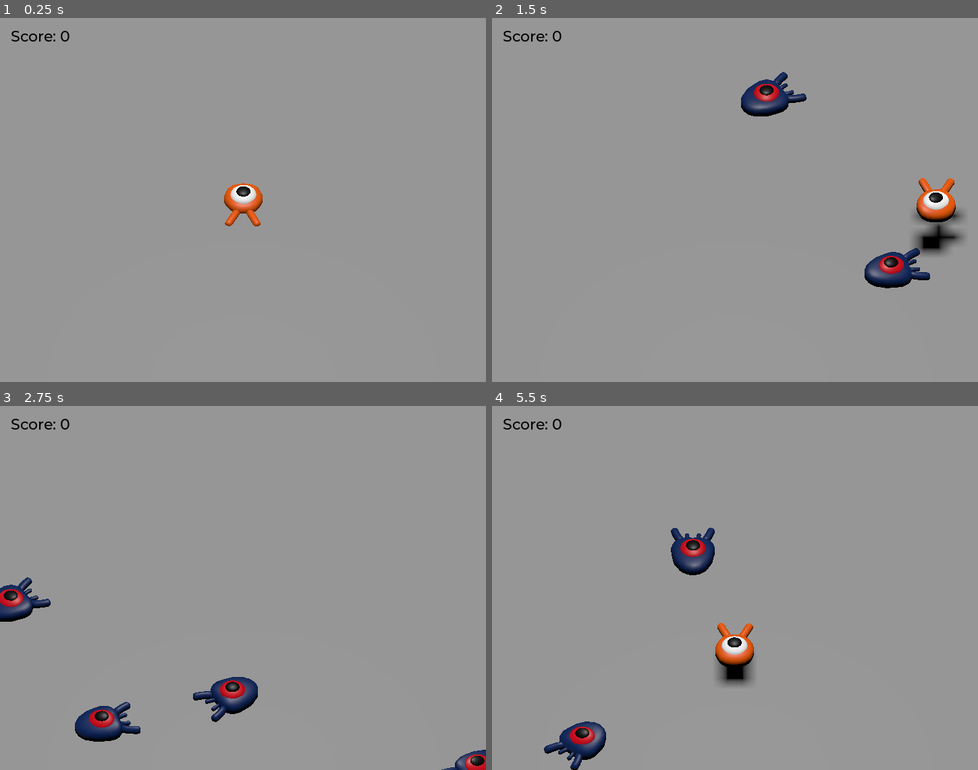
Above: before the commit, frames 1-4 (two rows, left to right).
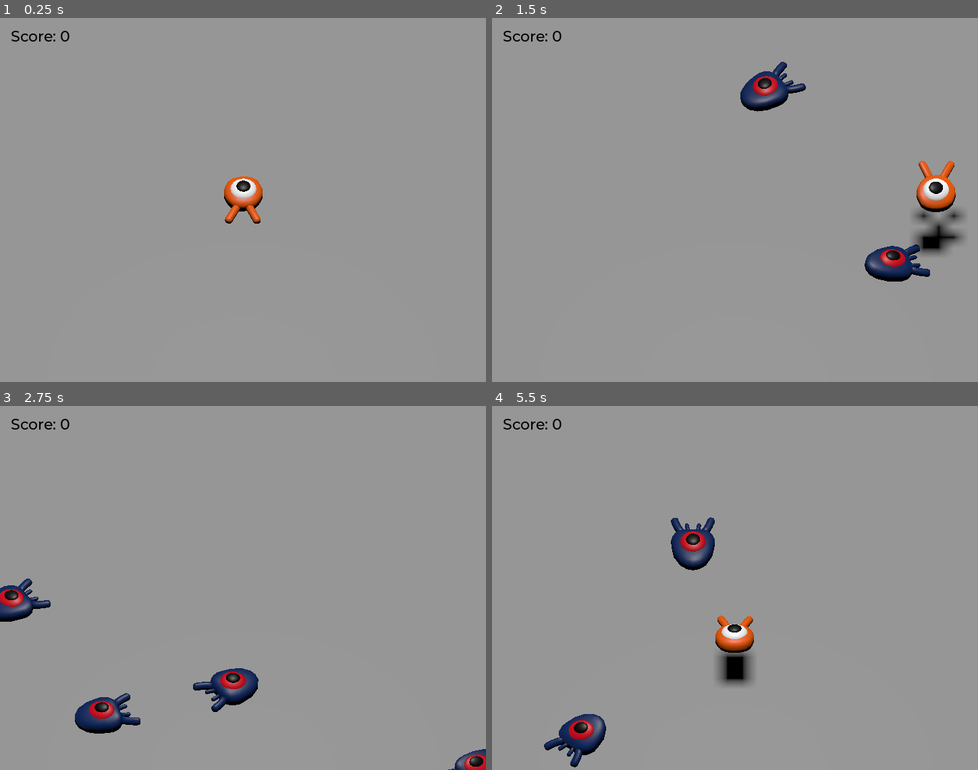
Above: after the commit, the same moments.

Repository: MuhammadUbaidQamar/First-3d-Godot-Game
Game: Godot game, scene res://Scenes/main.tscn
The game is run twice, just before and just after one commit, with the same random seed, the same clock (stepped at 60 frames per second) and the same inputs.
Inputs:
- Up to frame 1 (0.25 s): no input
- Up to frame 2 (1.5 s): tap Enter (retry) at 0.5 s; hold Right (move_right) 0.53-1.28 s; hold Space (jump) 0.53-1.28 s; hold Down (move_back) from 1.28 s (still down); tap Space (jump) at 1.35 s
- Up to frame 3 (2.75 s): tap Space (jump) at 1.52, 1.82 s; release Down (move_back) at 2.03 s; hold Right (move_right) from 2.03 s (still down); hold Space (jump) from 2.03 s (still down)
- Up to frame 4 (5.5 s): release Right (move_right) at 2.78 s; release Space (jump) at 2.78 s; hold Up (move_forward) 2.78-3.53 s; tap Space (jump) at 2.85, 3.02, 3.32, 4.35, 4.52, 4.82 s; hold Space (jump) 3.53-4.28 s; hold Left (move_left) 3.53-5.03 s; hold Down (move_back) from 5.03 s (still down); hold Space (jump) from 5.03 s (still down)

The runs differ from the first frame. In frame 1, 0.7% of the frame differs, in the area x 46-55%, y 43-58%; in frame 2, 3.1%, in the area x 51-96%, y 12-75%; in frame 3, 2.5%; in frame 4, 2.7%.

Commit message:
Animation
Added float animation to player and mob.

Diff:
--- a/Scenes/mob.tscn
+++ b/Scenes/mob.tscn
@@ -5,6 +5,40 @@
 
 [sub_resource type="BoxShape3D" id="BoxShape3D_pf7yb"]
 size = Vector3(2, 0.8, 1.735)
+
+[sub_resource type="Animation" id="Animation_u8nqw"]
+resource_name = "float"
+length = 1.2
+loop_mode = 2
+tracks/0/type = "value"
+tracks/0/imported = false
+tracks/0/enabled = true
+tracks/0/path = NodePath("Pivot/Character:position")
+tracks/0/interp = 1
+tracks/0/loop_wrap = true
+tracks/0/keys = {
+"times": PackedFloat32Array(0.3, 0.7, 1.2),
+"transitions": PackedFloat32Array(0.42044806, 2.0705302, 1),
+"update": 0,
+"values": [Vector3(0, 0, 0), Vector3(0, 0.65, 0), Vector3(0, 0.35, 0)]
+}
+tracks/1/type = "value"
+tracks/1/imported = false
+tracks/1/enabled = true
+tracks/1/path = NodePath("Pivot/Character:rotation")
+tracks/1/interp = 1
+tracks/1/loop_wrap = true
+tracks/1/keys = {
+"times": PackedFloat32Array(0.1, 0.49999997, 1.2),
+"transitions": PackedFloat32Array(0.42044806, 0.43527523, 1),
+"update": 0,
+"values": [Vector3(0, 0, 0), Vector3(0.13962634, 0, 0), Vector3(-0.15707964, 0, 0)]
+}
+
+[sub_resource type="AnimationLibrary" id="AnimationLibrary_b44se"]
+_data = {
+&"float": SubResource("Animation_u8nqw")
+}
 
 [node name="Mob" type="CharacterBody3D" unique_id=1661547851 groups=["mob"]]
 collision_layer = 2
@@ -14,6 +48,7 @@
 [node name="Pivot" type="Node3D" parent="." unique_id=1666187054]
 
 [node name="Character" parent="Pivot" unique_id=1882007128 instance=ExtResource("2_b44se")]
+transform = Transform3D(1, 0, 0, 0, 0.98768836, 0.15643448, 0, -0.15643448, 0.98768836, 0, 0.35, 0)
 
 [node name="CollisionShape3D" type="CollisionShape3D" parent="." unique_id=1464791221]
 transform = Transform3D(1, 0, 0, 0, 1, 0, 0, 0, 1, 0, 0.4025879, 0)
@@ -22,4 +57,8 @@
 [node name="VisibleOnScreenEnabler3D" type="VisibleOnScreenEnabler3D" parent="." unique_id=1878926707]
 aabb = AABB(-2.025138, -2.0072172, -1.989296, 4.050276, 4.0144343, 3.978592)
 
+[node name="AnimationPlayer" type="AnimationPlayer" parent="." unique_id=1890603704]
+libraries/ = SubResource("AnimationLibrary_b44se")
+autoplay = &"float"
+
 [connection signal="screen_exited" from="VisibleOnScreenEnabler3D" to="." method="_on_visible_on_screen_enabler_3d_screen_exited"]
--- a/Scenes/player.tscn
+++ b/Scenes/player.tscn
@@ -10,11 +10,74 @@
 height = 0.34439087
 radius = 1.0957031
 
+[sub_resource type="Animation" id="Animation_cvnsp"]
+length = 0.001
+tracks/0/type = "value"
+tracks/0/imported = false
+tracks/0/enabled = true
+tracks/0/path = NodePath("Pivot/Character:position")
+tracks/0/interp = 1
+tracks/0/loop_wrap = true
+tracks/0/keys = {
+"times": PackedFloat32Array(0),
+"transitions": PackedFloat32Array(1),
+"update": 0,
+"values": [Vector3(0, 0, 0)]
+}
+tracks/1/type = "value"
+tracks/1/imported = false
+tracks/1/enabled = true
+tracks/1/path = NodePath("Pivot/Character:rotation")
+tracks/1/interp = 1
+tracks/1/loop_wrap = true
+tracks/1/keys = {
+"times": PackedFloat32Array(0),
+"transitions": PackedFloat32Array(1),
+"update": 0,
+"values": [Vector3(0, 0, 0)]
+}
+
+[sub_resource type="Animation" id="Animation_6t5aa"]
+resource_name = "float"
+length = 1.2
+loop_mode = 1
+tracks/0/type = "value"
+tracks/0/imported = false
+tracks/0/enabled = true
+tracks/0/path = NodePath("Pivot/Character:position")
+tracks/0/interp = 1
+tracks/0/loop_wrap = true
+tracks/0/keys = {
+"times": PackedFloat32Array(0.3, 0.7, 1.2),
+"transitions": PackedFloat32Array(0.42044806, 2.0705302, 1),
+"update": 0,
+"values": [Vector3(0, 0, 0), Vector3(0, 0.65, 0), Vector3(0, 0.35, 0)]
+}
+tracks/1/type = "value"
+tracks/1/imported = false
+tracks/1/enabled = true
+tracks/1/path = NodePath("Pivot/Character:rotation")
+tracks/1/interp = 1
+tracks/1/loop_wrap = true
+tracks/1/keys = {
+"times": PackedFloat32Array(0.1, 0.49999997, 1.2),
+"transitions": PackedFloat32Array(0.42044806, 0.43527523, 1),
+"update": 0,
+"values": [Vector3(0, 0, 0), Vector3(0.13962634, 0, 0), Vector3(-0.15707964, 0, 0)]
+}
+
+[sub_resource type="AnimationLibrary" id="AnimationLibrary_vgqql"]
+_data = {
+&"RESET": SubResource("Animation_cvnsp"),
+&"float": SubResource("Animation_6t5aa")
+}
+
 [node name="Player" type="CharacterBody3D" unique_id=1278271619]
 collision_mask = 6
 script = ExtResource("1_cvnsp")
 
 [node name="Pivot" type="Node3D" parent="." unique_id=1110192681]
+transform = Transform3D(1, 0, 0, 0, 1, 0, 0, 0, 1, 0, 0.39600873, 0)
 
 [node name="Character" parent="Pivot" unique_id=618972596 instance=ExtResource("1_v0iea")]
 
@@ -31,4 +94,8 @@
 transform = Transform3D(1, 0, 0, 0, 1, 0, 0, 0, 1, 0, 0.522995, 0)
 shape = SubResource("CylinderShape3D_pf7yb")
 
+[node name="AnimationPlayer" type="AnimationPlayer" parent="." unique_id=2146515412]
+libraries/ = SubResource("AnimationLibrary_vgqql")
+autoplay = &"float"
+
 [connection signal="body_entered" from="MobDetector" to="." method="_on_mob_detector_body_entered"]
--- a/Scripts/mob.gd
+++ b/Scripts/mob.gd
@@ -19,6 +19,8 @@
 	velocity = Vector3.FORWARD * random_speed
 	velocity = velocity.rotated(Vector3.UP, rotation.y) # rotates along y-axis
 
+	$AnimationPlayer.speed_scale = random_speed / min_speed # sets animation speed based on movement speed
+
 func _on_visible_on_screen_enabler_3d_screen_exited() -> void:
 	queue_free()
 
--- a/Scripts/player.gd
+++ b/Scripts/player.gd
@@ -26,6 +26,10 @@
 		# Setting the basis property will affect the rotation of the node.
 		$Pivot.basis = Basis.looking_at(direction)
 
+		$AnimationPlayer.speed_scale = 4 # speeds up animation of player while moving
+	else:
+		$AnimationPlayer.speed_scale = 1 # resets animation speed if not moving
+
 	target_velocity.x = direction.x * speed
 	target_velocity.z = direction.z * speed
 
@@ -50,6 +54,8 @@
 				mob.squash() # run the squash function in mob script
 				break
 
+	$Pivot.rotation.x = PI / 6 * velocity.y / jump_impulse # makes the character follow an arc while jumping
+
 func die():
 	hit.emit()
 	queue_free()
